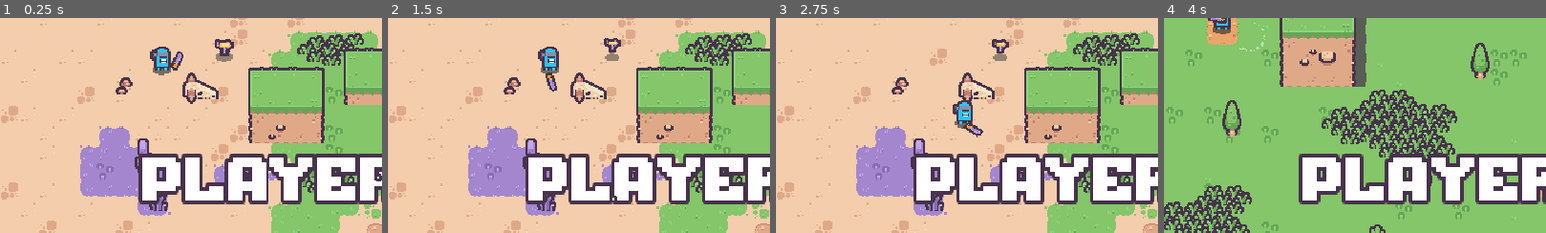
Above: before the commit, frames 1-4 (left to right).
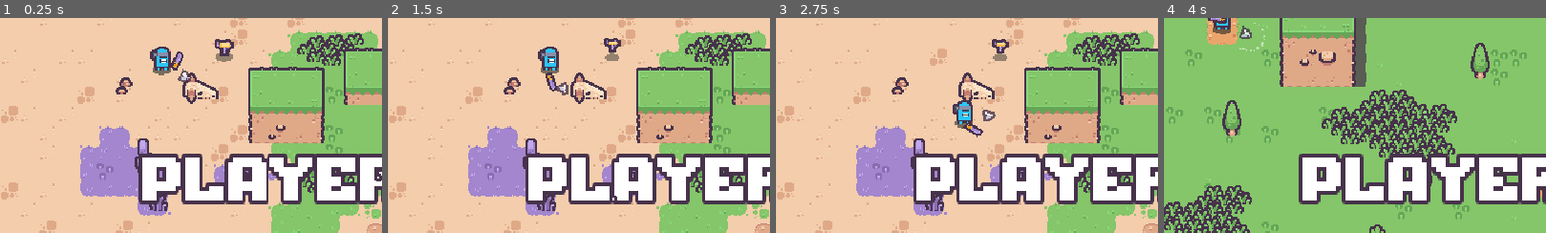
Above: after the commit, the same moments.

Repository: Kyrlio/Desert_Shooter
Game: Godot game, scene res://scenes/multiplayer/Level1/multiplayer_level_1.tscn
Same seed, same stepped clock (60 frames per second), same inputs: the game is played once before the commit and once after it. This scene is started directly instead of the project's main scene.
Inputs (mouse positions are % of the whole screen's width and height, from its top left):
- Up to frame 1 (0.25 s): no input
- Up to frame 2 (1.5 s): tap Enter at 0.5 s; move the mouse to (72, 45) at 0.52 s; click (72, 45) at 0.67 s; move the mouse to (30, 55) at 1.27 s; click (30, 55) at 1.42 s
- Up to frame 3 (2.75 s): tap Space at 2 s; move the mouse to (60, 28) at 2.02 s; click (60, 28) at 2.17 s
- Up to frame 4 (4 s): move the mouse to (45, 70) at 2.77 s; click (45, 70) at 2.92 s; move the mouse to (80, 65) at 3.52 s; click (80, 65) at 3.67 s
The pictures show only the part of the screen within x 0-50%, y 12-62%; the shares and areas given below are measured in that part.

The runs differ from the first frame. In frame 1, 0.1% of the frame differs, in the area x 46-51%, y 23-30%; in frame 2, 0.1%; in frame 3, 0.1%, in the area x 54-58%, y 42-48%; in frame 4, 0.1%.

Commit message:
Controller Aiming cursor added

Diff:
--- a/autoload/game_manager.gd
+++ b/autoload/game_manager.gd
@@ -7,6 +7,7 @@
 var show_damage: bool = true
 var coop_mode: bool = false
 var fullscreen: bool = false
+var show_aiming: bool = true
 var multiplayer_scenes: Array[String] = ["uid://bj1my63f0v553", "uid://ch86xj8ci7f7a", "uid://64sjetxrpab7", "uid://pq8pimrg2nfh"]
 var multiplayer_actual_scene: String= "uid://bj1my63f0v553"
 
--- a/scenes/entities/player/player.gd
+++ b/scenes/entities/player/player.gd
@@ -26,6 +26,7 @@
 @onready var reload_sprite: Sprite2D = $ReloadSprite
 @onready var shield := $Shield
 @onready var run_particles: GPUParticles2D = $Visuals/GPUParticles2D
+@onready var aim_cursor: Sprite2D = %SprCursors1
 
 # DASH
 var dash_timer: float = 0.0
@@ -46,7 +47,7 @@
 	add_to_group("player")
 	reload_sprite.visible = false
 	health_component.died.connect(_on_died)
-
+	aim_cursor.visible = GameManager.show_aiming
 
 
 func _initialize_components() -> void:
--- a/scenes/entities/player/player.tscn
+++ b/scenes/entities/player/player.tscn
@@ -19,6 +19,7 @@
 [ext_resource type="PackedScene" uid="uid://ch7jqdfbu4el4" path="res://scenes/entities/shield/shield.tscn" id="12_knby6"]
 [ext_resource type="Shader" uid="uid://cio4dge6agb86" path="res://resources/shaders/hit_flash_sprite_component.gdshader" id="12_w3p2j"]
 [ext_resource type="Texture2D" uid="uid://bwh2ta0ci1n2i" path="res://assets/particles/particles.png" id="13_knby6"]
+[ext_resource type="Texture2D" uid="uid://c5js8bf0v4p0g" path="res://assets/Interface/Tiles/Cursors/SPR_Cursors_1.png" id="17_fg2wu"]
 [ext_resource type="Texture2D" uid="uid://bw1e2f5e8uyh8" path="res://assets/icons/tile_0676.png" id="18_w3p2j"]
 
 [sub_resource type="AudioStreamRandomizer" id="AudioStreamRandomizer_fg2wu"]
@@ -247,6 +248,14 @@
 [node name="WeaponAnimationRoot" type="Node2D" parent="Visuals/WeaponRoot"]
 position = Vector2(3, -2)
 
+[node name="SprCursors1" type="Sprite2D" parent="Visuals/WeaponRoot/WeaponAnimationRoot"]
+unique_name_in_owner = true
+modulate = Color(1, 1, 1, 0.78431374)
+z_index = 10
+position = Vector2(18, 0)
+rotation = 1.5707964
+texture = ExtResource("17_fg2wu")
+
 [node name="StateMachine" type="Node" parent="."]
 script = ExtResource("4_nh4ur")
 
--- a/scenes/menu_scene/main_menu.gd
+++ b/scenes/menu_scene/main_menu.gd
@@ -22,6 +22,8 @@
 
 func _ready() -> void:
 	Cursor.change_cursor(load("uid://cvpl0vkt81dco"))
+	%ShowDamageCheckButton.button_pressed = GameManager.show_damage
+	%ShowAimCursorCheckButton.button_pressed = GameManager.show_aiming
 
 	_initialize_options()
 
@@ -182,3 +184,8 @@
 	menu_input_manager.close_menu()
 	main_menu_container.visible = true
 	title_label.visible = true
+
+
+func _on_show_aim_cursor_check_button_toggled(toggled_on: bool) -> void:
+	MusicPlayer.play_button_clicked()
+	GameManager.show_aiming = toggled_on
--- a/scenes/menu_scene/main_menu.tscn
+++ b/scenes/menu_scene/main_menu.tscn
@@ -327,14 +327,23 @@
 text = "+"
 
 [node name="CheckButton" type="CheckButton" parent="OptionsVBoxContainer"]
+visible = false
 layout_mode = 2
 text = "SHOW FPS"
 alignment = 1
 
 [node name="ShowDamageCheckButton" type="CheckButton" parent="OptionsVBoxContainer"]
+unique_name_in_owner = true
 layout_mode = 2
 button_pressed = true
 text = "SHOW DAMAGE"
+alignment = 1
+
+[node name="ShowAimCursorCheckButton" type="CheckButton" parent="OptionsVBoxContainer"]
+unique_name_in_owner = true
+layout_mode = 2
+button_pressed = true
+text = "SHOW AIMING"
 alignment = 1
 
 [node name="CommandContainer" type="MarginContainer" parent="."]
@@ -496,4 +505,5 @@
 [connection signal="toggled" from="OptionsVBoxContainer/FullscreenCheckButton" to="." method="_on_fullscreen_toggled"]
 [connection signal="toggled" from="OptionsVBoxContainer/CheckButton" to="." method="_on_check_button_toggled"]
 [connection signal="toggled" from="OptionsVBoxContainer/ShowDamageCheckButton" to="." method="_on_show_damage_check_button_toggled"]
+[connection signal="toggled" from="OptionsVBoxContainer/ShowAimCursorCheckButton" to="." method="_on_show_aim_cursor_check_button_toggled"]
 [connection signal="pressed" from="CommandContainer/HBoxContainer/VBoxContainer/CommandBack" to="." method="_on_command_back_pressed"]
Not shown: 1 places in scenes/entities/player/player.tscn that only renumber resources
